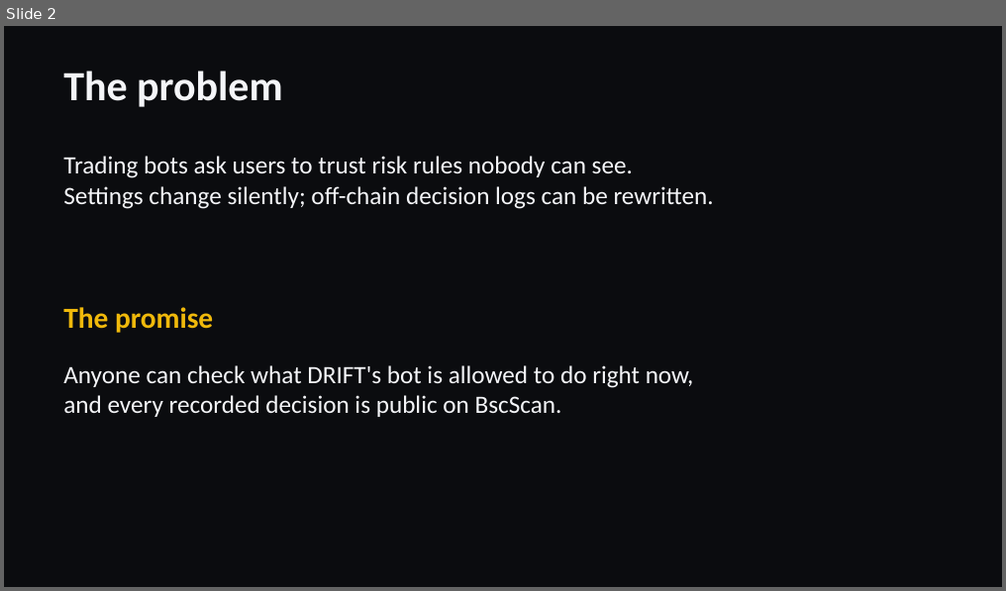
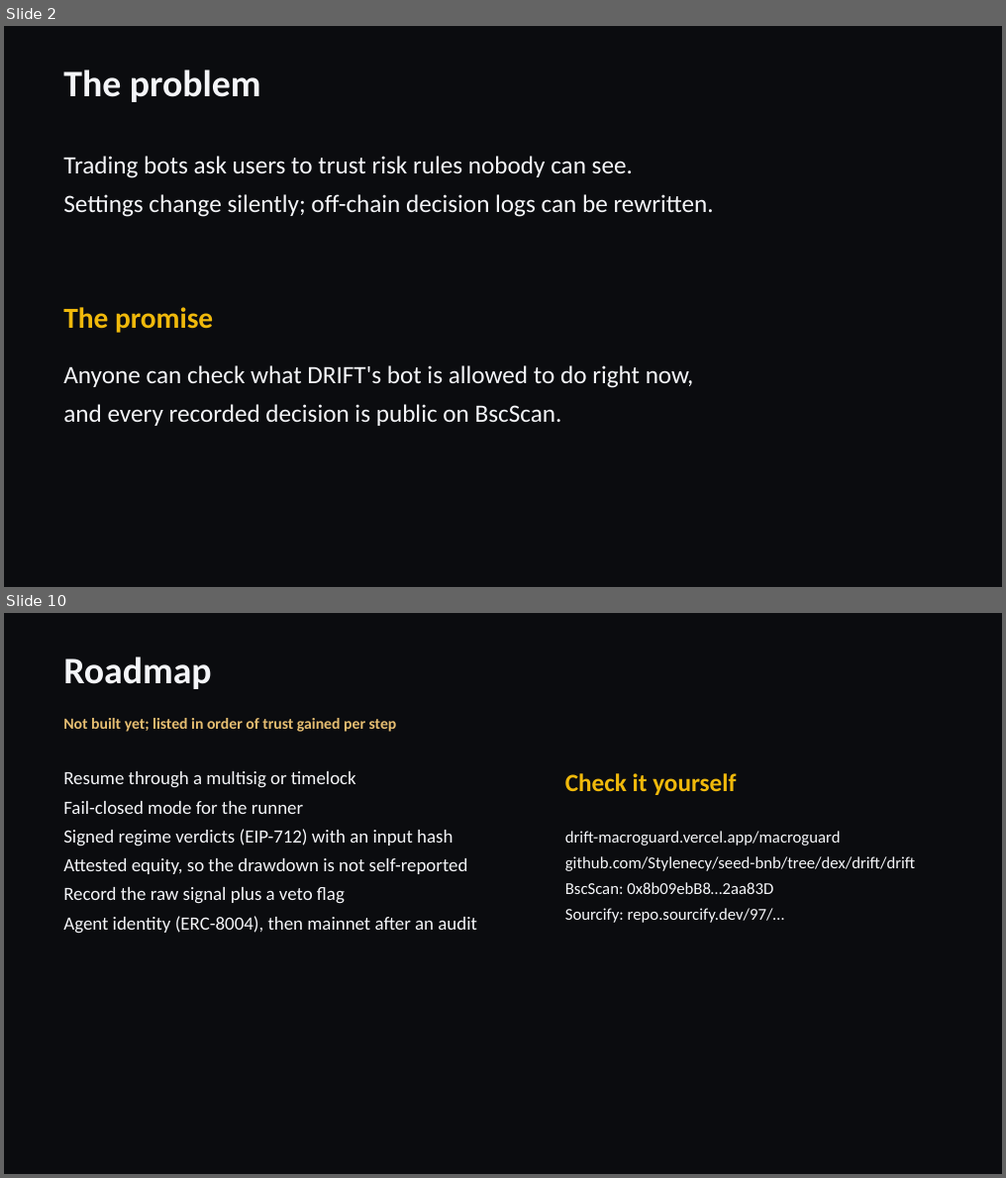
Before and after one commit to Stylenecy/seed-bnb, a slide deck: drift/docs/submission/DRIFT-pitch.pptx. Shown one above the other, each under a label of ours: slide 2 before the commit, slides 2 and 10 after it; the slides between them are not shown. The pictures are 1006x591 and 1006x1178 pixels, drawn with LibreOffice and Linux fonts; fonts in the diff are those of the drawing. Boxes give left, top, right and bottom in pixels: in the first picture for what was removed or moved away, otherwise in the second. Text is boxed around its words. In the diff, an @@ line names an element or a change of style, - is before the commit and + after.

```diff
--- a/drift/docs/submission/DRIFT-pitch.pptx
+++ b/drift/docs/submission/DRIFT-pitch.pptx
@@ slide 10 added at (4, 613, 1002, 1174), background #0B0C0F @@
@@ text added at (63, 657, 211, 689), 36 pt, text #F4F5F8, bold @@
+Roadmap
@@ text added at (63, 718, 397, 732), 15 pt, text #E5BD71, bold @@
+Not built yet; listed in order of trust gained per step
@@ text added at (63, 771, 477, 934), 18 pt, text #F4F5F8 @@
+Resume through a multisig or timelock
+Fail-closed mode for the runner
+Signed regime verdicts (EIP-712) with an input hash
+Attested equity, so the drawdown is not self-reported
+Record the raw signal plus a veto flag
+Agent identity (ERC-8004), then mainnet after an audit
@@ text added at (565, 773, 736, 795), 24 pt, text #F0B90B, bold @@
+Check it yourself
@@ text added at (565, 831, 915, 923), 16 pt, text #F4F5F8 @@
+drift-macroguard.vercel.app/macroguard
+github.com/Stylenecy/seed-bnb/tree/dex/drift/drift
+BscScan: 0x8b09ebB8…2aa83D
+Sourcify: repo.sourcify.dev/97/…
@@ slide 2 changed as well @@
@@ text "The problem" at (63, 70, 261, 102): size 40 to 36 pt; more space between paragraphs @@
@@ text at (63, 156, 714, 217): text changed @@
-Trading bots ask users to trust risk rules nobody can see.
-Settings change silently; off-chain decision logs can be rewritten.
+Trading bots ask users to trust risk rules nobody can see.
+Settings change silently; off-chain decision logs can be rewritten.
@@ text at (63, 366, 694, 426): text changed @@
-Anyone can check what DRIFT's bot is allowed to do right now,
-and every recorded decision is public on BscScan.
+Anyone can check what DRIFT's bot is allowed to do right now,
+and every recorded decision is public on BscScan.
```
Also in this commit, not shown: 2 other slides changed, 6 other slides added, 3 slides removed, 1 other file.
